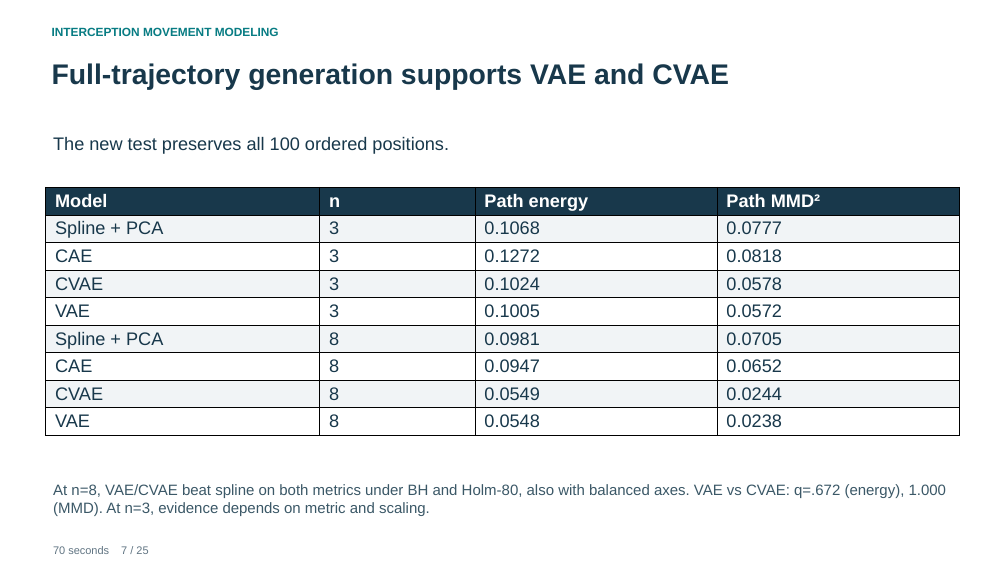
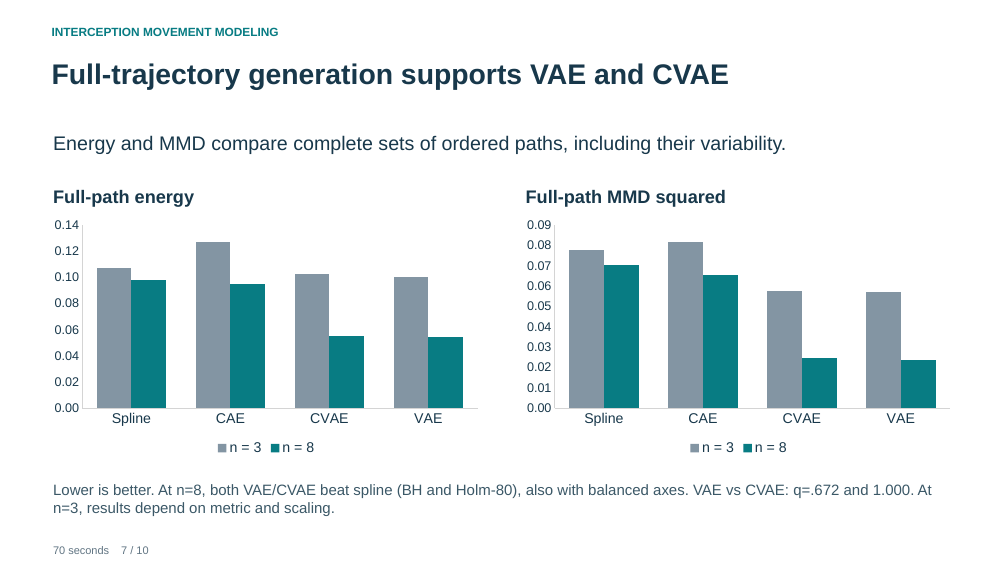
Before and after one commit to pazflashner/interception-movements-dl, a slide deck: slide 7 of production/Interception_Movements_Course_Presentation.pptx. Drawn at 1008x567 pixels with LibreOffice and Linux fonts; fonts in the diff are those of the drawing. Boxes give left, top, right and bottom in pixels: in the first picture for what was removed or moved away, otherwise in the second. Text is boxed around its words. In the diff, an @@ line names an element or a change of style, - is before the commit and + after.

```diff
--- a/production/Interception_Movements_Course_Presentation.pptx
+++ b/production/Interception_Movements_Course_Presentation.pptx
@@ text at (53, 135, 787, 154): text changed; size 17.2 to 18.8 pt @@
-The new test preserves all 100 ordered positions.
+Energy and MMD compare complete sets of ordered paths, including their variability.
@@ table removed at (45, 188, 958, 436), 9 rows, 4 columns @@
-Model | n | Path energy | Path MMD²
-Spline + PCA | 3 | 0.1068 | 0.0777
-CAE | 3 | 0.1272 | 0.0818
-CVAE | 3 | 0.1024 | 0.0578
-VAE | 3 | 0.1005 | 0.0572
-Spline + PCA | 8 | 0.0981 | 0.0705
-CAE | 8 | 0.0947 | 0.0652
-CVAE | 8 | 0.0549 | 0.0244
-VAE | 8 | 0.0548 | 0.0238
@@ text added at (53, 190, 194, 207), 17.2 pt, text #18384B, bold @@
+Full-path energy
@@ text added at (526, 190, 726, 207), 17.2 pt, text #18384B, bold @@
+Full-path MMD squared
@@ column chart added at (45, 213, 486, 459) @@
+categories: Spline, CAE, CVAE, VAE
+n = 3: 0.107, 0.127, 0.102, 0.1
+n = 8: 0.098, 0.095, 0.055, 0.055
@@ column chart added at (518, 213, 959, 459) @@
+categories: Spline, CAE, CVAE, VAE
+n = 3: 0.078, 0.082, 0.058, 0.057
+n = 8: 0.07, 0.065, 0.024, 0.024
@@ text at (53, 484, 932, 516): text changed @@
-At n=8, VAE/CVAE beat spline on both metrics under BH and Holm-80, also with balanced axes. VAE vs CVAE: q=.672 (energy), 1.000 (MMD). At n=3, evidence depends on metric and scaling.
+Lower is better. At n=8, both VAE/CVAE beat spline (BH and Holm-80), also with balanced axes. VAE vs CVAE: q=.672 and 1.000. At n=3, results depend on metric and scaling.
@@ text at (53, 546, 148, 554): text changed @@
-70 seconds 7 / 25
+70 seconds 7 / 10
```
Also in this commit, not shown: 7 other slides changed, 2 slides added, 17 slides removed, 47 other files.
